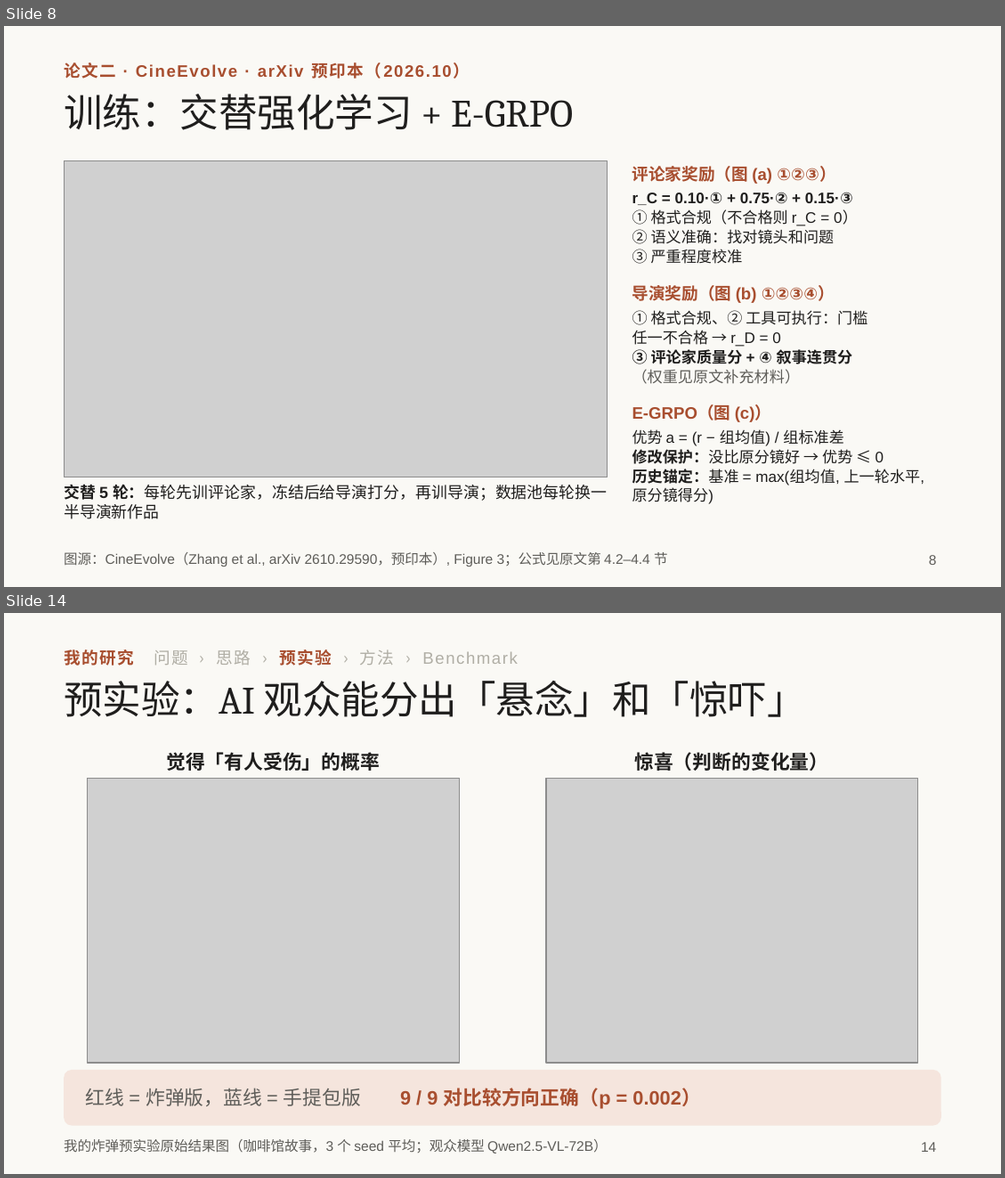
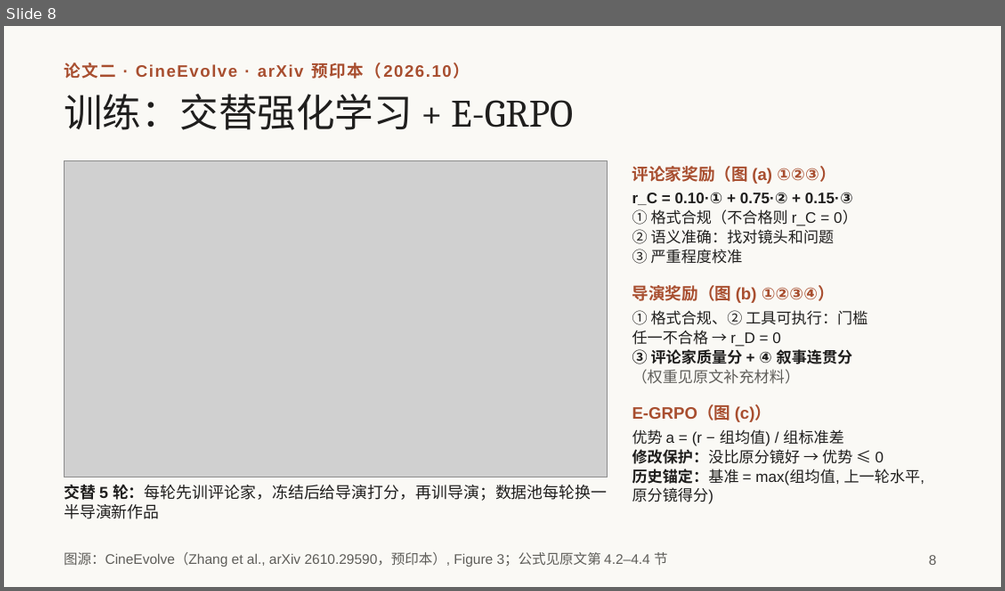
Before and after one commit to irving-2222/ICML, a slide deck: talk/研究分享_从多智能体协作到自进化.pptx. Shown one above the other, each under a label of ours: slides 8 and 14 before the commit, slide 8 after it; the slides between them are not shown. The pictures are 1005x1178 and 1005x591 pixels, drawn with LibreOffice and Linux fonts; fonts in the diff are those of the drawing; grey boxes stand for pictures. Boxes give left, top, right and bottom in pixels: in the first picture for what was removed or moved away, otherwise in the second. Text is boxed around its words. In the diff, an @@ line names an element or a change of style, - is before the commit and + after.

```diff
--- a/talk/研究分享_从多智能体协作到自进化.pptx
+++ b/talk/研究分享_从多智能体协作到自进化.pptx
@@ slide 14 removed at (x1=4, y1=613, x2=1001, y2=1174), background #FAF9F5 @@
@@ text removed at (x1=64, y1=649, x2=518, y2=666) @@
-我的研究 问题 › 思路 › 预实验 › 方法 › Benchmark
@@ title removed at (x1=64, y1=681, x2=806, y2=717) @@
-预实验：AI 观众能分出「悬念」和「惊吓」
@@ text removed at (x1=166, y1=752, x2=380, y2=771) @@
-觉得「有人受伤」的概率
@@ text removed at (x1=634, y1=752, x2=828, y2=771) @@
-惊喜（判断的变化量）
@@ picture removed at (x1=87, y1=779, x2=459, y2=1062) @@
@@ picture removed at (x1=546, y1=779, x2=918, y2=1062) @@
@@ rounded rectangle removed at (x1=64, y1=1070, x2=941, y2=1126) @@
@@ text removed at (x1=86, y1=1087, x2=701, y2=1109) @@
-红线 = 炸弹版，蓝线 = 手提包版 9 / 9 对比较方向正确（p = 0.002）
@@ text removed at (x1=64, y1=1139, x2=607, y2=1153) @@
-我的炸弹预实验原始结果图（咖啡馆故事，3 个 seed 平均；观众模型 Qwen2.5-VL-72B）
@@ page number removed at (x1=921, y1=1142, x2=936, y2=1151) @@
-14
```
Also in this commit, not shown: 6 slides changed, 3 slides added, 3 other slides removed, 1 other file.
